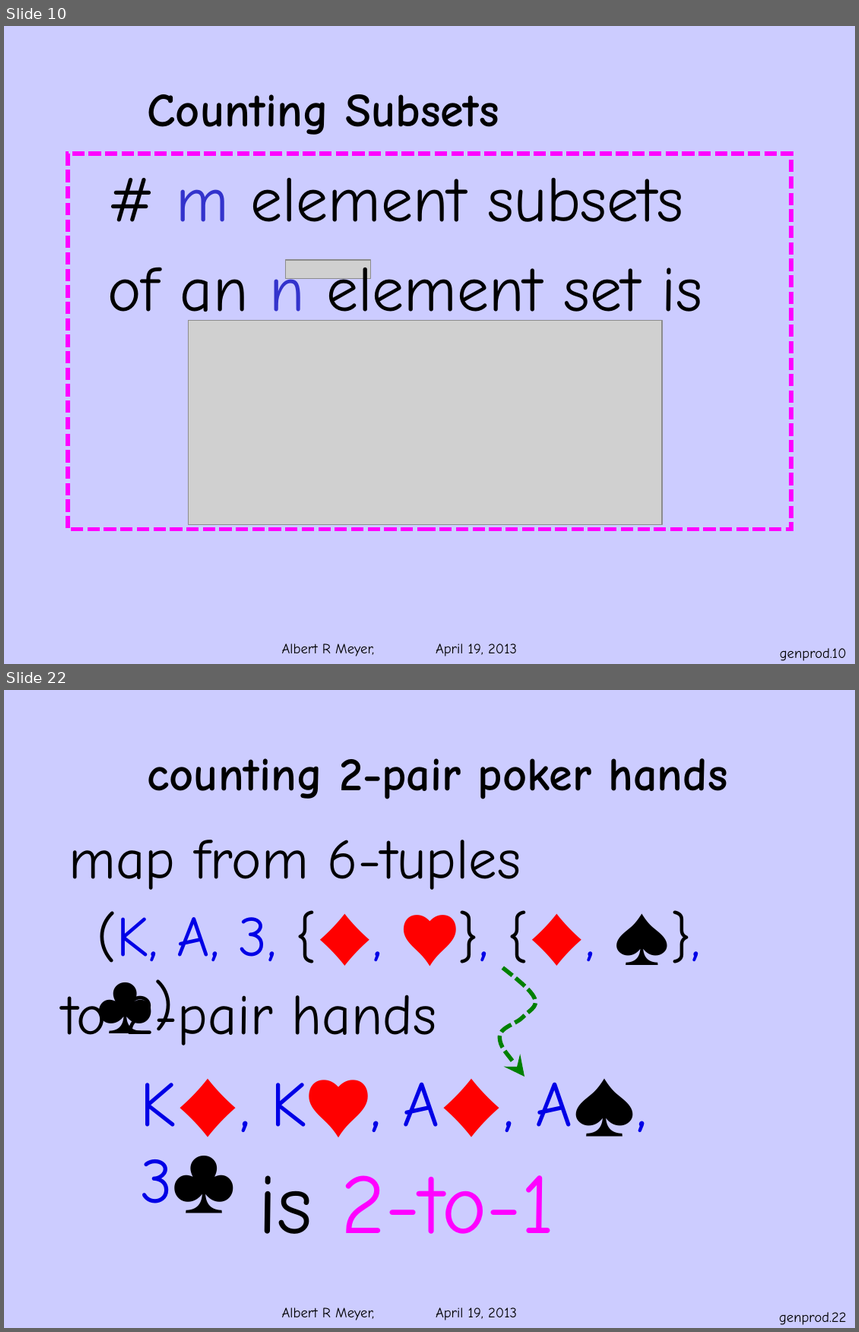
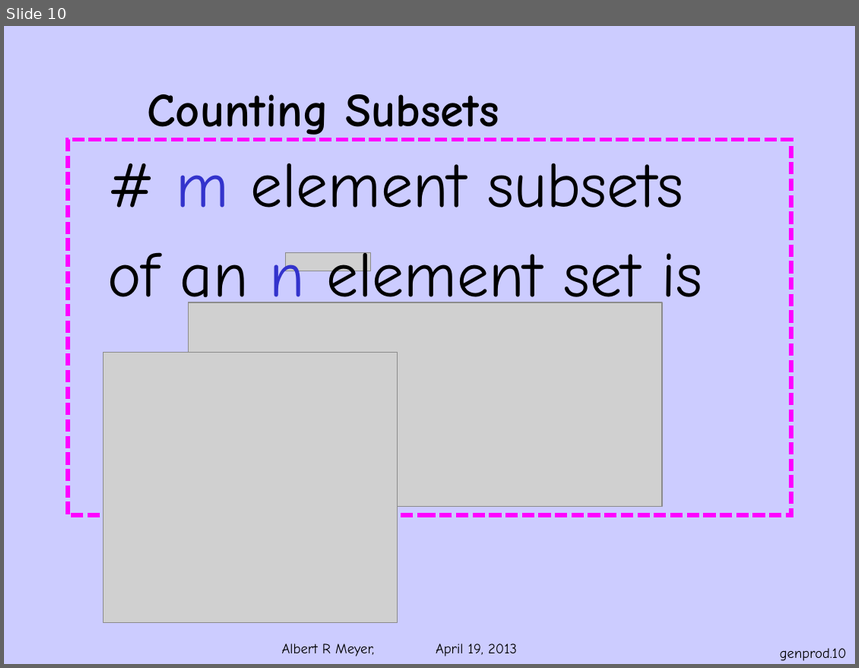
Before and after one commit to armeyer/mcs_web, a slide deck: spring13/slides13/genprod.pptx. Shown one above the other, each under a label of ours: slides 10 and 22 before the commit, slide 10 after it; the slides between them are not shown. The pictures are 859x1332 and 859x668 pixels, drawn with LibreOffice and Linux fonts; fonts in the diff are those of the drawing; grey boxes stand for pictures; background and template pictures are left out. Boxes give left, top, right and bottom in pixels: in the first picture for what was removed or moved away, otherwise in the second. Text is boxed around its words. In the diff, an @@ line names an element or a change of style, - is before the commit and + after.

Commit message:
split off count-2pair.pptx from genprod.pptx

```diff
--- a/spring13/slides13/genprod.pptx
+++ b/spring13/slides13/genprod.pptx
@@ slide 22 removed at (4,690,855,1328), background #CCCCFF; not listed: 1 template element that a slide beside it also shows @@
@@ title removed at (148,758,728,799) @@
-counting 2-pair poker hands
@@ text removed at (69,840,521,890) @@
-map from 6-tuples
@@ text removed at (97,911,276,963) @@
-(K, A, 3, {♦, ♥}, {♦, ♠}, ♣)
@@ text removed at (62,986,436,1046) @@
-to 2-pair hands
@@ freeform shape removed at (500,967,538,1076) @@
@@ text removed at (140,1072,647,1214) @@
-K♦, K♥, A♦, A♠, 3♣
@@ text removed at (258,1176,555,1234) @@
-is 2-to-1
@@ page number removed at (779,1312,847,1325) @@
-genprod.22
@@ slide 10 changed as well @@
@@ rectangle: place and size @@
-rectangle at (68,154,791,530)
+rectangle at (68,139,791,515)
@@ text "# m element subsets": place and size @@
-text "# m element subsets" at (107,178,703,331)
+text "# m element subsets" at (107,164,703,316)
@@ picture: place and size @@
-picture at (286,260,371,279)
+picture at (286,253,371,272)
@@ picture: place and size @@
-picture at (189,321,663,525)
+picture at (189,303,663,507)
@@ picture added at (104,352,398,623) @@
```
Also in this commit, not shown: 5 other slides changed, 13 other slides removed, 1 other file.
